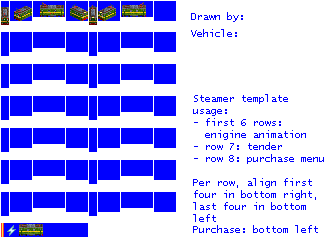
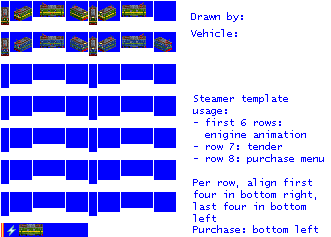
Layered file, before and after one edit (331x237). Changes by layer:
added layer "Pasted Layer" above "empty.png" over (x1=154, y1=37, x2=172, y2=52)
painted on "empty.png" over (x1=1, y1=33, x2=146, y2=56)
